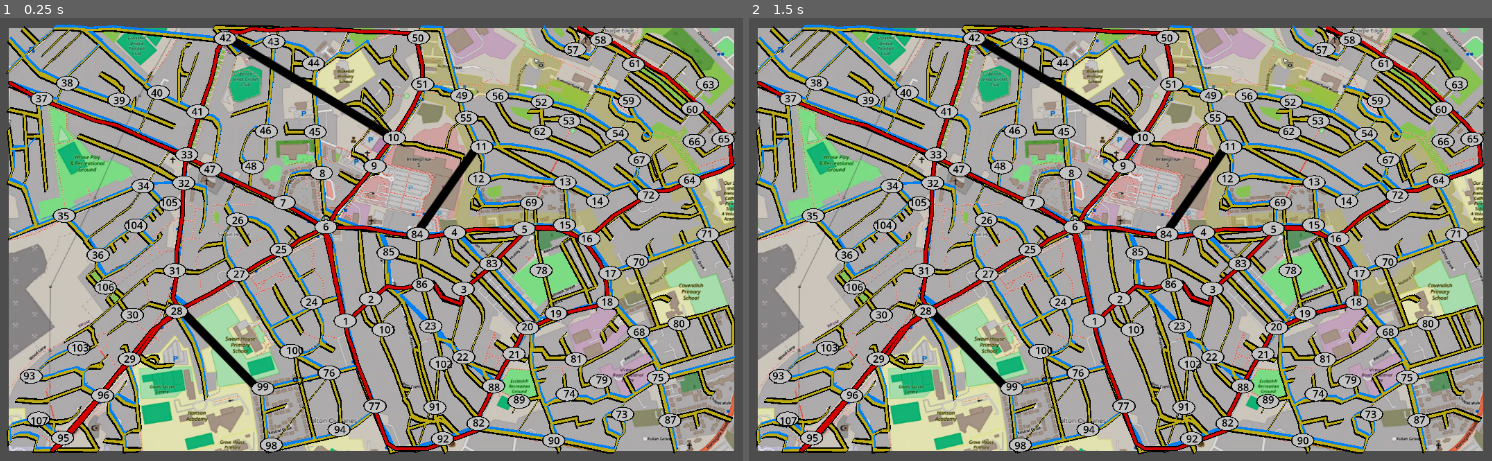
Above: before the commit, frames 1-2 (left to right).
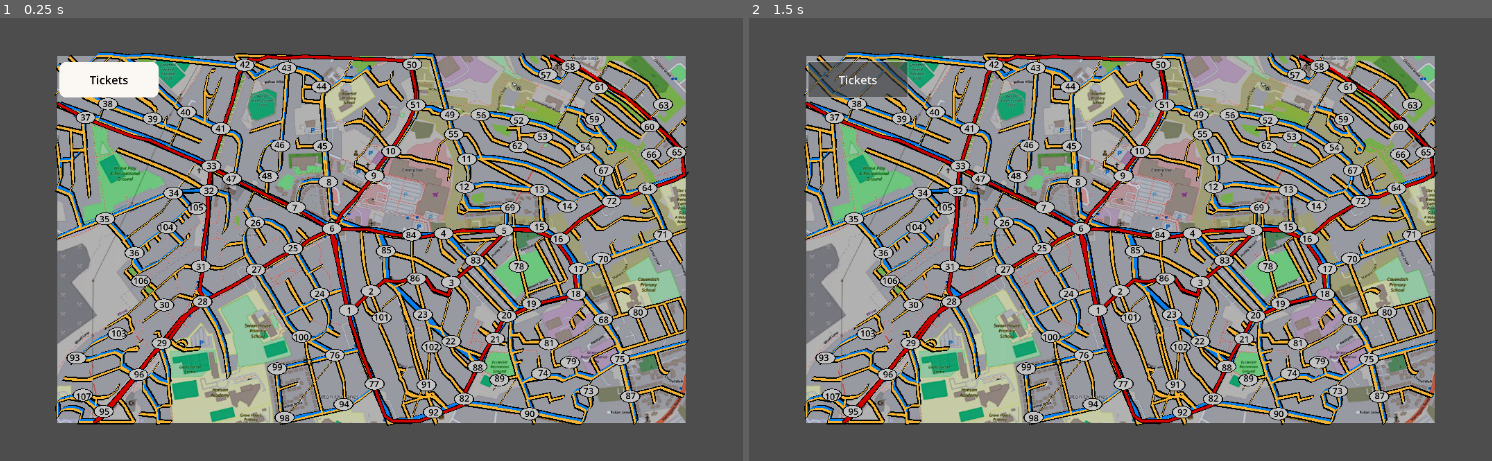
Above: after the commit, the same moments.

Repository: HafsaAli1/Team-1---Scotland-Yard-Project
Game: Godot game, scene res://map_scene.tscn
Two runs of this game, one before a commit and one after it. Both use one fixed random seed, a clock stepped at 60 frames per second and the inputs below.
Inputs (mouse positions are in pixels of both pictures, inside the frame that each line leads up to):
- Up to frame 1 (0.25 s): no input
- Up to frame 2 (1.5 s): click (860, 80) at 0.5 s, where only the run after the commit has a clickable "Tickets"; click (860, 80) at 1.25 s, where only the run after the commit has a clickable "Tickets"

The runs differ from the first frame. In frame 1, 76% of the frame differs, in the area x 0-100%, y 1-99%; in frame 2, 76%.

Commit message:
made taxi, bus, underground and mr x tickets

Diff:
--- a/final map design/2dmapfinal/2d-map/map_scene.tscn
+++ b/final map design/2dmapfinal/2d-map/map_scene.tscn
@@ -1,21 +1,32 @@
-[gd_scene load_steps=5 format=3 uid="uid://d3e0ywxu82ktc"]
+[gd_scene load_steps=10 format=3 uid="uid://d3e0ywxu82ktc"]
 
 [ext_resource type="Texture2D" uid="uid://cyypgfjvqipv" path="res://Screenshot 2026-02-08 173952.png" id="1_iuamg"]
 [ext_resource type="Script" uid="uid://csa41qrsv8k5s" path="res://station_1.gd" id="2_eobcy"]
 [ext_resource type="Texture2D" uid="uid://c3iwolog4nawj" path="res://xRoutes_00000.png" id="2_w4tea"]
 [ext_resource type="Script" uid="uid://bymxhy2k2iwfg" path="res://circle.gd" id="3_w4tea"]
+[ext_resource type="Texture2D" uid="uid://ch8mfb2mbl7p4" path="res://frontal-taxi-cab.png" id="5_860hk"]
+[ext_resource type="Texture2D" uid="uid://dlbuwrtrtpnlj" path="res://bus.png" id="6_khfxy"]
+[ext_resource type="Texture2D" uid="uid://nd6nxqiu7pm" path="res://london-metro-logo.png" id="7_yuqrp"]
+[ext_resource type="Texture2D" uid="uid://cdqo4tfmgyic6" path="res://detective.png" id="8_ld6lr"]
+
+[sub_resource type="StyleBoxFlat" id="StyleBoxFlat_w4tea"]
+bg_color = Color(0.9838529, 0.97250265, 0.9521381, 1)
+corner_radius_top_left = 30
+corner_radius_top_right = 30
+corner_radius_bottom_right = 30
+corner_radius_bottom_left = 30
 
 [node name="MapScene" type="Node2D"]
 
 [node name="MapBackground" type="Sprite2D" parent="."]
 modulate = Color(1, 1, 1, 0.99607843)
+self_modulate = Color(0.87927365, 0.9016047, 0.9462667, 1)
 scale = Vector2(1.8791, 1.816)
 texture = ExtResource("1_iuamg")
-metadata/_edit_lock_ = true
 
 [node name="Camera2D" type="Camera2D" parent="."]
 scale = Vector2(1.9, 1.816)
-zoom = Vector2(0.421, 0.421)
+zoom = Vector2(0.365, 0.365)
 
 [node name="Routes" type="Node2D" parent="."]
 metadata/_edit_lock_ = true
@@ -36,7 +47,6 @@
 metadata/_edit_lock_ = true
 
 [node name="BlackOulinebus" type="Line2D" parent="Routes"]
-visible = false
 position = Vector2(-360.99997, -35)
 rotation = 0.6136019
 scale = Vector2(1.2359514, -6.489861)
@@ -72,7 +82,7 @@
 scale = Vector2(1.2359514, -6.489861)
 points = PackedVector2Array(-662.71924, -7.848608, -531.91724, -0.6700382, -427.6497, 3.5148869, -352.20004, 6.6615505, …(29232 unchanged characters)…
 width = 1.5
-default_color = Color(0.7413339, 0.6711683, 0.08374595, 1)
+default_color = Color(0.9529412, 0.69803923, 0.19607843, 1)
 joint_mode = 2
 begin_cap_mode = 2
 end_cap_mode = 2
@@ -105,6 +115,7 @@
 metadata/_edit_lock_ = true
 
 [node name="XRoutes00000" type="Sprite2D" parent="Routes"]
+visible = false
 position = Vector2(4, -7)
 scale = Vector2(2.4, 2.4)
 texture = ExtResource("2_w4tea")
@@ -2532,10 +2543,10 @@
 
 [node name="number" type="Label" parent="station100"]
 top_level = true
-offset_left = -292.0
-offset_top = 355.0
-offset_right = -252.0
-offset_bottom = 456.0
+offset_left = -308.0
+offset_top = 361.0
+offset_right = -248.0
+offset_bottom = 462.0
 theme_override_colors/font_color = Color(0.0035191667, 0.0035191681, 0.0035191672, 1)
 theme_override_font_sizes/font_size = 35
 text = "100
@@ -2556,10 +2567,10 @@
 
 [node name="number" type="Label" parent="station101"]
 top_level = true
-offset_left = 25.0
-offset_top = 284.0
-offset_right = 65.0
-offset_bottom = 385.0
+offset_left = 9.0
+offset_top = 282.0
+offset_right = 69.0
+offset_bottom = 383.0
 theme_override_colors/font_color = Color(0.0035191667, 0.0035191681, 0.0035191672, 1)
 theme_override_font_sizes/font_size = 35
 text = "101
@@ -2580,10 +2591,10 @@
 
 [node name="number" type="Label" parent="station102"]
 top_level = true
-offset_left = 217.0
-offset_top = 402.0
-offset_right = 257.0
-offset_bottom = 503.0
+offset_left = 207.0
+offset_top = 400.0
+offset_right = 267.0
+offset_bottom = 501.0
 theme_override_colors/font_color = Color(0.0035191667, 0.0035191681, 0.0035191672, 1)
 theme_override_font_sizes/font_size = 35
 text = "102
@@ -2717,3 +2728,123 @@
 fill_color = Color(0.029506557, 0.029506557, 0.029506557, 1)
 outline_color = Color(0.76240367, 0.76240367, 0.76240367, 1)
 outline_width = 5.0
+
+[node name="Button" type="Button" parent="."]
+offset_left = -1234.0
+offset_top = -702.0
+offset_right = -840.0
+offset_bottom = -561.0
+theme_override_colors/font_color = Color(0.00026772422, 0.00026772422, 0.00026772422, 1)
+theme_override_font_sizes/font_size = 45
+theme_override_styles/normal = SubResource("StyleBoxFlat_w4tea")
+text = "Tickets"
+
+[node name="CanvasLayer" type="CanvasLayer" parent="."]
+
+[node name="TaxiTicket" type="ColorRect" parent="CanvasLayer"]
+custom_minimum_size = Vector2(220, 140)
+offset_left = -1518.0
+offset_top = -22.0
+offset_right = -1298.0
+offset_bottom = 118.0
+color = Color(0.7659287, 0.7214493, 0.13435903, 1)
+
+[node name="TaxiIcon" type="TextureRect" parent="CanvasLayer/TaxiTicket"]
+layout_mode = 0
+offset_left = 22.0
+offset_top = 38.0
+offset_right = 86.0
+offset_bottom = 97.0
+texture = ExtResource("5_860hk")
+expand_mode = 1
+
+[node name="TaxiCount" type="Label" parent="CanvasLayer/TaxiTicket"]
+layout_mode = 0
+offset_left = 112.0
+offset_top = 30.0
+offset_right = 197.0
+offset_bottom = 99.0
+theme_override_colors/font_color = Color(0, 0, 0, 1)
+theme_override_font_sizes/font_size = 50
+text = "x10"
+
+[node name="BusTicket" type="ColorRect" parent="CanvasLayer"]
+custom_minimum_size = Vector2(220, 140)
+offset_left = -1512.0
+offset_top = 189.0
+offset_right = -1292.0
+offset_bottom = 329.0
+color = Color(0.18543601, 0.44171184, 0.7245011, 1)
+
+[node name="BusIcon" type="TextureRect" parent="CanvasLayer/BusTicket"]
+layout_mode = 0
+offset_left = 18.0
+offset_top = 32.0
+offset_right = 90.0
+offset_bottom = 101.0
+texture = ExtResource("6_khfxy")
+expand_mode = 1
+
+[node name="BusCount" type="Label" parent="CanvasLayer/BusTicket"]
+layout_mode = 0
+offset_left = 112.0
+offset_top = 30.0
+offset_right = 197.0
+offset_bottom = 99.0
+theme_override_colors/font_color = Color(0, 0, 0, 1)
+theme_override_font_sizes/font_size = 50
+text = "x8"
+
+[node name="UndergroundTicket" type="ColorRect" parent="CanvasLayer"]
+custom_minimum_size = Vector2(220, 140)
+offset_left = -1512.0
+offset_top = 392.0
+offset_right = -1292.0
+offset_bottom = 532.0
+color = Color(0.89411765, 0.16470589, 0.19215687, 1)
+
+[node name="UndergroundIcon" type="TextureRect" parent="CanvasLayer/UndergroundTicket"]
+layout_mode = 0
+offset_left = 18.0
+offset_top = 32.0
+offset_right = 90.0
+offset_bottom = 101.0
+texture = ExtResource("7_yuqrp")
+expand_mode = 1
+
+[node name="UndergroundCount" type="Label" parent="CanvasLayer/UndergroundTicket"]
+layout_mode = 0
+offset_left = 112.0
+offset_top = 30.0
+offset_right = 197.0
+offset_bottom = 99.0
+theme_override_colors/font_color = Color(0, 0, 0, 1)
+theme_override_font_sizes/font_size = 50
+text = "x4"
+
+[node name="MrXTicket" type="ColorRect" parent="CanvasLayer"]
+custom_minimum_size = Vector2(220, 140)
+offset_left = -1516.0
+offset_top = 575.0
+offset_right = -1296.0
+offset_bottom = 715.0
+color = Color(0, 0, 0, 1)
+
+[node name="MrXIcon" type="TextureRect" parent="CanvasLayer/MrXTicket"]
+layout_mode = 0
+offset_left = 18.0
+offset_top = 32.0
+offset_right = 90.0
+offset_bottom = 101.0
+texture = ExtResource("8_ld6lr")
+expand_mode = 1
+
+[node name="MrXCount" type="Label" parent="CanvasLayer/MrXTicket"]
+layout_mode = 0
+offset_left = 112.0
+offset_top = 30.0
+offset_right = 197.0
+offset_bottom = 99.0
+theme_override_colors/font_color = Color(0.96035105, 0.96035105, 0.96035093, 1)
+theme_override_font_sizes/font_size = 50
+text = "2x"
--- /dev/null
+++ b/final map design/2dmapfinal/2d-map/tickets.tscn
@@ -0,0 +1,7 @@
+[gd_scene format=3 uid="uid://dsrrl4fao8smo"]
+
+[node name="tickets" type="Node2D"]
+
+[node name="VBoxContainer" type="VBoxContainer" parent="."]
+offset_right = 319.0
+offset_bottom = 464.0
Binary file added: final map design/2dmapfinal/2d-map/assets/frontal-taxi-cab.png
Not shown, changed: final map design/2dmapfinal/2d-map/assets/frontal-taxi-cab.png.import
Binary file added: final map design/2dmapfinal/2d-map/bus.png
Not shown, changed: final map design/2dmapfinal/2d-map/bus.png.import
Binary file added: final map design/2dmapfinal/2d-map/detective.png
Not shown, changed: final map design/2dmapfinal/2d-map/detective.png.import
Binary file added: final map design/2dmapfinal/2d-map/frontal-taxi-cab.png
Not shown, changed: final map design/2dmapfinal/2d-map/frontal-taxi-cab.png.import
Binary file added: final map design/2dmapfinal/2d-map/london-metro-logo.png
Not shown, changed: final map design/2dmapfinal/2d-map/london-metro-logo.png.import
Binary file added: final map design/2dmapfinal/2d-map/searcher.png
Not shown, changed: final map design/2dmapfinal/2d-map/searcher.png.import
